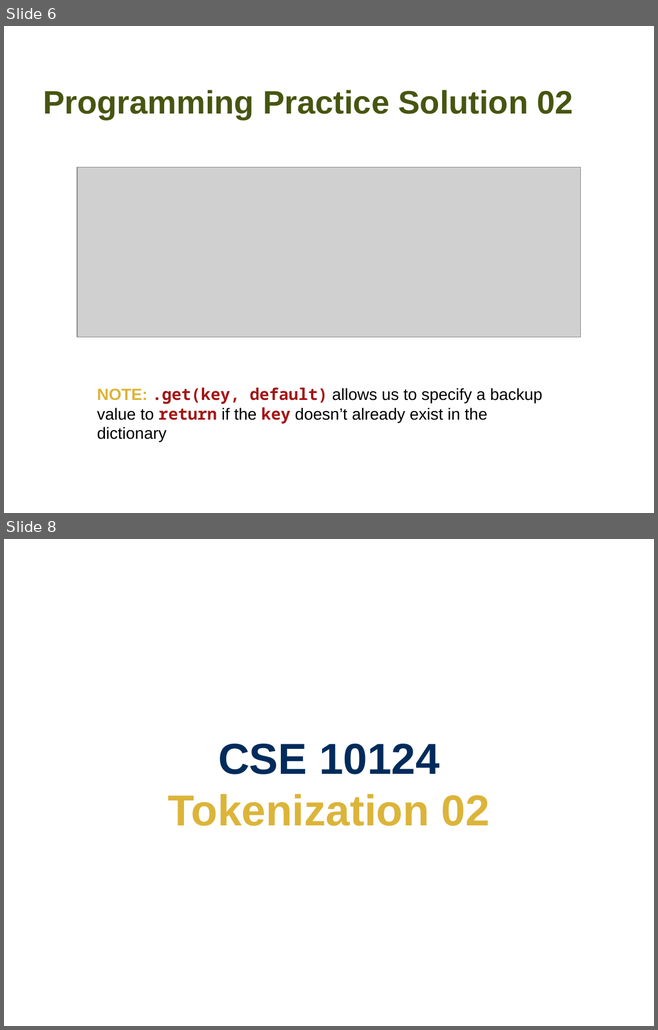
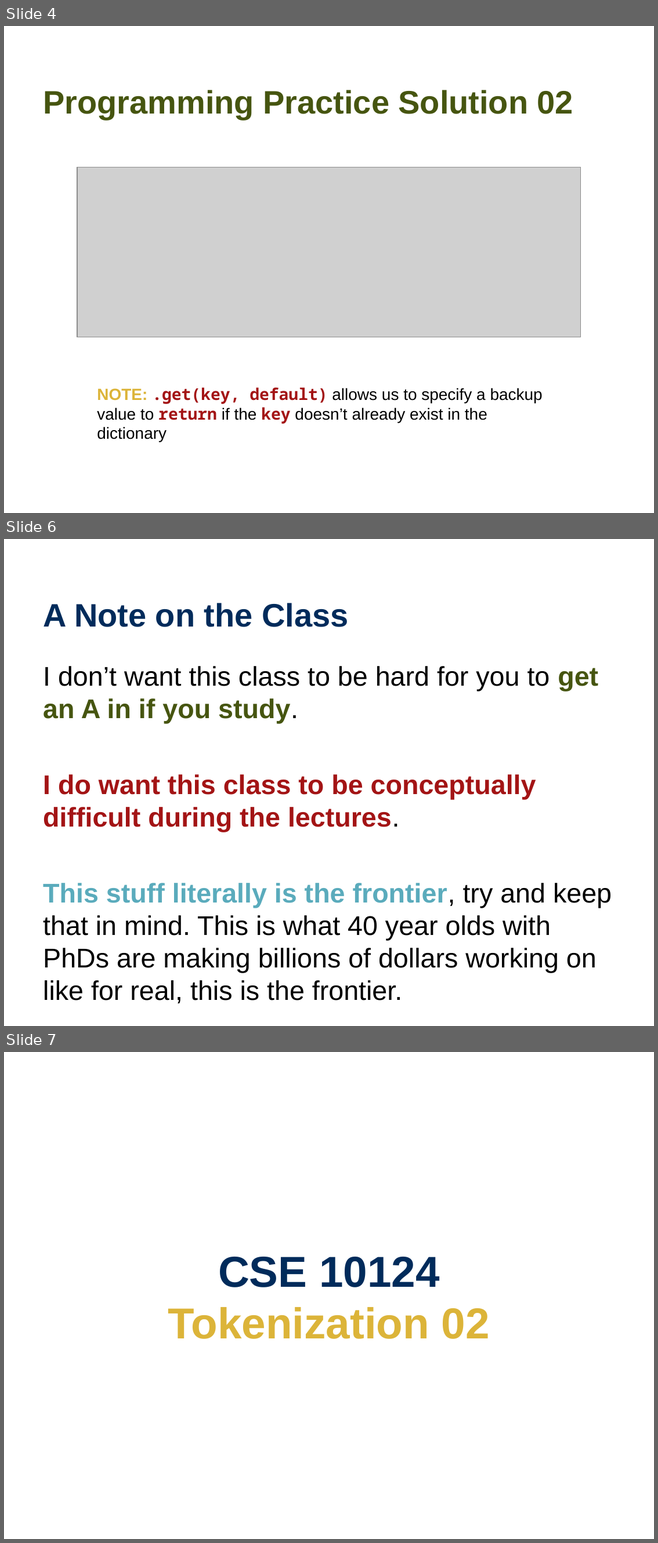
Before and after one commit to wtheisen/nd-cse-10124-lectures, a slide deck: Blank/Lecture_04_ Tokenization.pptx. Shown one above the other, each under a label of ours: slides 6 and 8 before the commit, slides 4, 6 and 7 after it; the slides between them are not shown. The pictures are 658x1030 and 658x1543 pixels, drawn with LibreOffice and Linux fonts; fonts in the diff are those of the drawing; grey boxes stand for pictures. Boxes give left, top, right and bottom in pixels: in the first picture for what was removed or moved away, otherwise in the second. Text is boxed around its words. In the diff, an @@ line names an element or a change of style, - is before the commit and + after.

```diff
--- a/Blank/Lecture_04_ Tokenization.pptx
+++ b/Blank/Lecture_04_ Tokenization.pptx
@@ slide 6 added at (x1=4, y1=539, x2=654, y2=1026), background #FFFFFF @@
@@ title added at (x1=43, y1=603, x2=348, y2=627), 36 pt, text #002B5B, bold @@
+A Note on the Class
@@ text added at (x1=43, y1=666, x2=611, y2=1004), 30 pt, text #000000 @@
+I don’t want this class to be hard for you to get an A in if you study.
+I do want this class to be conceptually difficult during the lectures.
+This stuff literally is the frontier, try and keep that in mind. This is what 40 year olds with PhDs are making billions of dollars working on like for real, this is the frontier.
@@ what was slide 6 is now slide 4 @@
@@ what was slide 8 is now slide 7 @@
```
Also in this commit, not shown: 3 slides changed, 3 other slides added, 4 slides removed, 3 other files.
